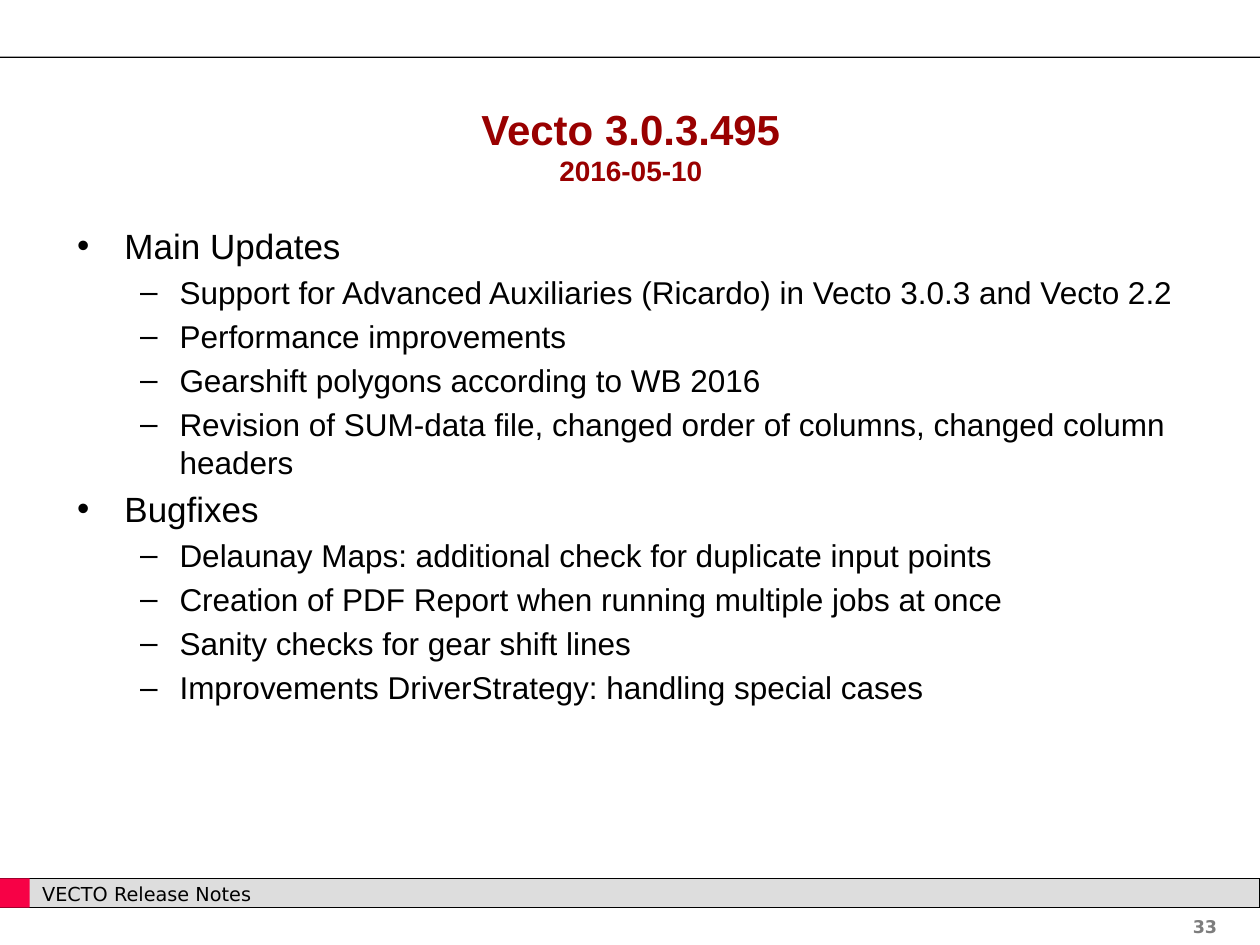
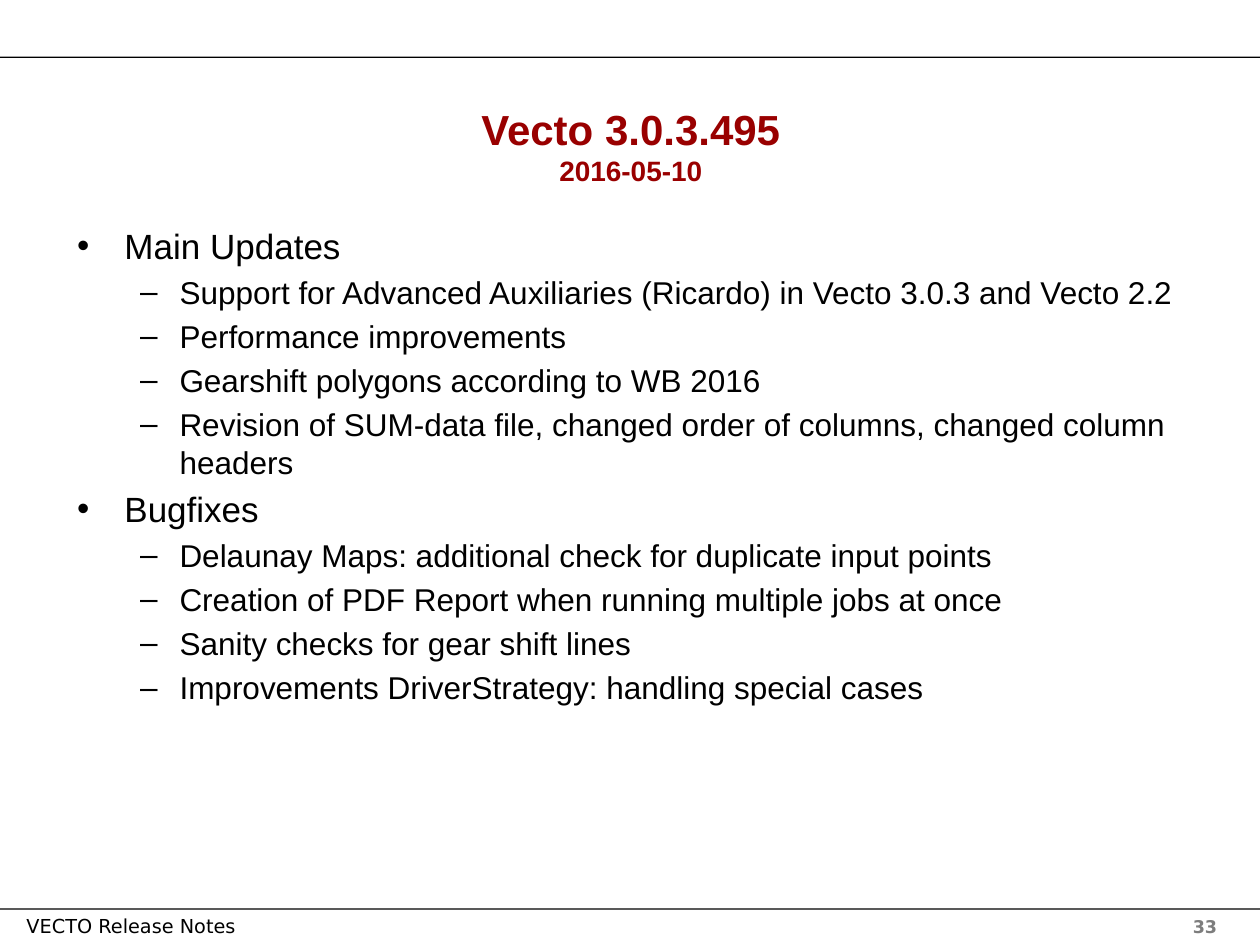
Before and after one commit to tanawadeatharva/BharatVECTO, a slide deck: slide 33 of Documentation/User Manual Source/Release Notes Vecto3.x.pptx. Drawn at 1260x945 pixels with LibreOffice and Linux fonts; fonts in the diff are those of the drawing; background and template pictures are left out. Boxes give left, top, right and bottom in pixels: in the first picture for what was removed or moved away, otherwise in the second. Text is boxed around its words. In the diff, an @@ line names an element or a change of style, - is before the commit and + after.

```diff
--- a/Documentation/User Manual Source/Release Notes Vecto3.x.pptx
+++ b/Documentation/User Manual Source/Release Notes Vecto3.x.pptx
@@ rectangle removed at <box>0,878,1260,908</box> @@
@@ rectangle removed at <box>0,878,30,907</box> @@
@@ line added from (0, 908) to (1260, 908), #000000 0.75 pt @@
@@ text "VECTO Release Notes": place and size @@
-text "VECTO Release Notes" at <box>42,886,251,902</box>
+text "VECTO Release Notes" at <box>26,918,236,934</box>
```
Also in this commit, not shown: 38 other slides changed.
